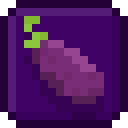
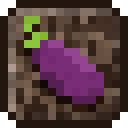
The second 128 × 128 image is a revision of the first. Changes to its layers:
added group "Soul Sand Frame" with 3 layers above "Purple Frame" over [0, 0, 128, 128]
added layer "Frame" (1st of 2, in "Soul Sand Frame") in group "Soul Sand Frame" over [0, 0, 128, 128]
added layer "Frame Shading" (1st of 2, in "Soul Sand Frame") (20%) in group "Soul Sand Frame" over [8, 8, 120, 120]
added layer "Soul Sand" in group "Soul Sand Frame" over [0, 0, 128, 128]
added group "Purple Frame" with 3 layers over [0, 0, 128, 128]
moved "Frame" (2nd of 2, in "Purple Frame") into group "Purple Frame" over [0, 0, 128, 128]
moved "Frame Shading" (2nd of 2, in "Purple Frame") into group "Purple Frame" over [8, 8, 120, 120]
moved "Background" into group "Purple Frame" over [8, 8, 120, 120]
